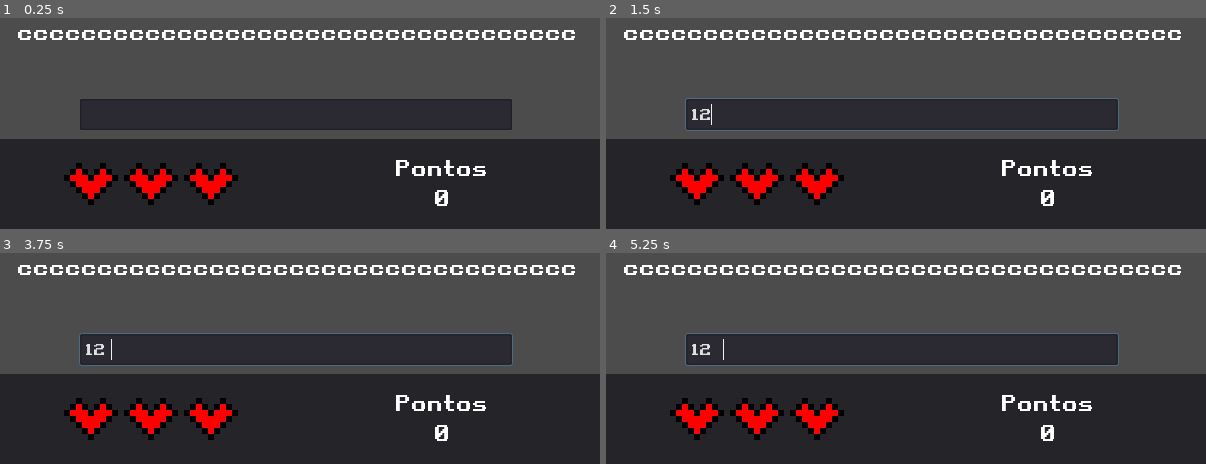
Above: before the commit, frames 1-4 (two rows, left to right).
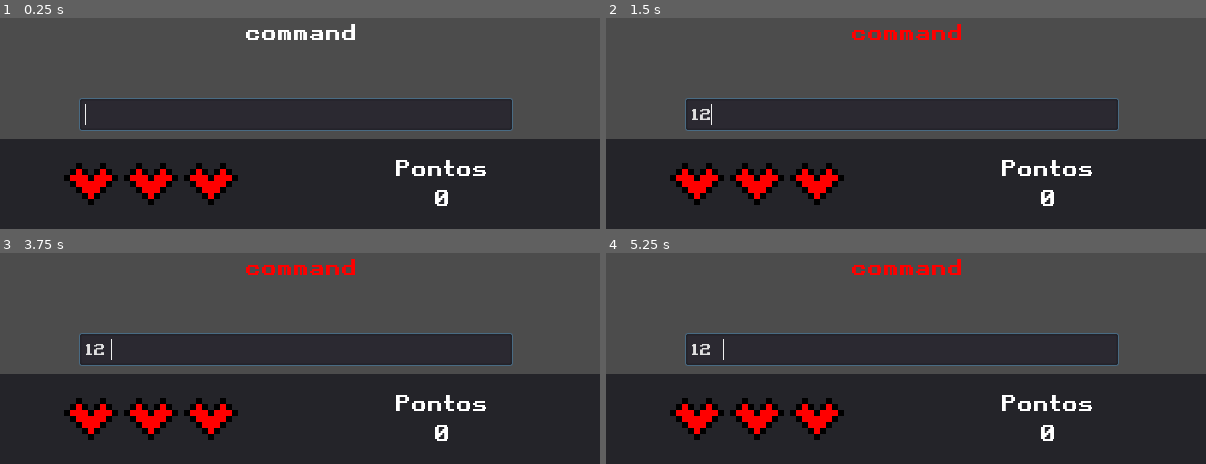
Above: after the commit, the same moments.

Repository: Constanntine001/godot_git_typer
Game: Godot game, scene res://Cenas/main.tscn
Two runs of this game, one before a commit and one after it. Both use one fixed random seed, a clock stepped at 60 frames per second and the inputs below.
Inputs (mouse positions are in pixels of both pictures, inside the frame that each line leads up to):
- Up to frame 1 (0.25 s): no input
- Up to frame 2 (1.5 s): click (900, 115) at 0.52 s; type "12" at 0.6 s; tap Enter at 1.25 s
- Up to frame 3 (3.75 s): tap Space at 3.5 s
- Up to frame 4 (5.25 s): tap Enter at 4.25 s; tap Space at 5 s

The runs differ from the first frame. In frame 1, 3.1% of the frame differs, in the area x 3-96%, y 2-54%; in frame 2, 2.6%; in frame 3, 2.6%; in frame 4, 2.6%.

Commit message:
Lógica de caracteres

Diff:
--- a/Cenas/main.tscn
+++ b/Cenas/main.tscn
@@ -1,7 +1,9 @@
-[gd_scene load_steps=6 format=2]
+[gd_scene load_steps=8 format=2]
 
 [ext_resource path="res://lifebar.png" type="Texture" id=1]
 [ext_resource path="res://Retro Gaming.ttf" type="DynamicFontData" id=2]
+[ext_resource path="res://Scripts/LineEdit.gd" type="Script" id=3]
+[ext_resource path="res://Scripts/RichTextLabel.gd" type="Script" id=4]
 
 [sub_resource type="DynamicFont" id=1]
 size = 21
@@ -51,6 +53,8 @@
 max_length = 35
 shortcut_keys_enabled = false
 selecting_enabled = false
+caret_blink = true
+script = ExtResource( 3 )
 
 [node name="RichTextLabel" type="RichTextLabel" parent="."]
 margin_left = 16.0
@@ -58,4 +62,8 @@
 margin_right = 584.0
 margin_bottom = 80.0
 custom_fonts/normal_font = SubResource( 3 )
-text = "ccccccccccccccccccccccccccccccccccc"
+bbcode_enabled = true
+script = ExtResource( 4 )
+
+[connection signal="text_changed" from="Panel/LineEdit" to="RichTextLabel" method="_on_LineEdit_text_changed"]
+[connection signal="command_changed" from="RichTextLabel" to="Panel/LineEdit" method="_on_RichTextLabel_command_changed"]
--- /dev/null
+++ b/Scripts/LineEdit.gd
@@ -0,0 +1,16 @@
+extends LineEdit
+
+func _ready():
+	self.grab_focus()
+	pass
+
+func _process(delta):
+
+	caret_position = text.length()
+	pass
+
+
+func _on_RichTextLabel_command_changed(strCommand : String):
+	clear()
+	max_length = strCommand.length()
+	pass # Replace with function body.
--- /dev/null
+++ b/Scripts/RichTextLabel.gd
@@ -0,0 +1,41 @@
+extends RichTextLabel
+
+signal command_changed(strCommand)
+
+
+var command = "command"
+
+func _ready():
+	bbcode_text = "[center][color=white]" + command + "[/color][/center]"
+
+
+	emit_signal('command_changed', command)
+
+	pass # Replace with function body.
+
+func _on_LineEdit_text_changed(new_text : String):
+
+	var normal = ""
+	var correct = ""
+	var wrong = ""
+
+	for i in range(command.length()):
+		if range(new_text.length()).has(i):
+			if new_text[i] == command[i]:
+				correct += command[i]
+			else:
+				for j in range(i, command.length()):
+					wrong += command[j]
+				break
+				pass
+		else:
+			normal += command[i]
+
+
+	normal = "[color=white]" + normal + "[/color]"
+	correct = "[color=yellow]" + correct + "[/color]"
+	wrong = "[color=red]" + wrong + "[/color]"
+
+	bbcode_text = "[center]" + correct + wrong + normal + "[/center]"
+
+	pass # Replace with function body.
